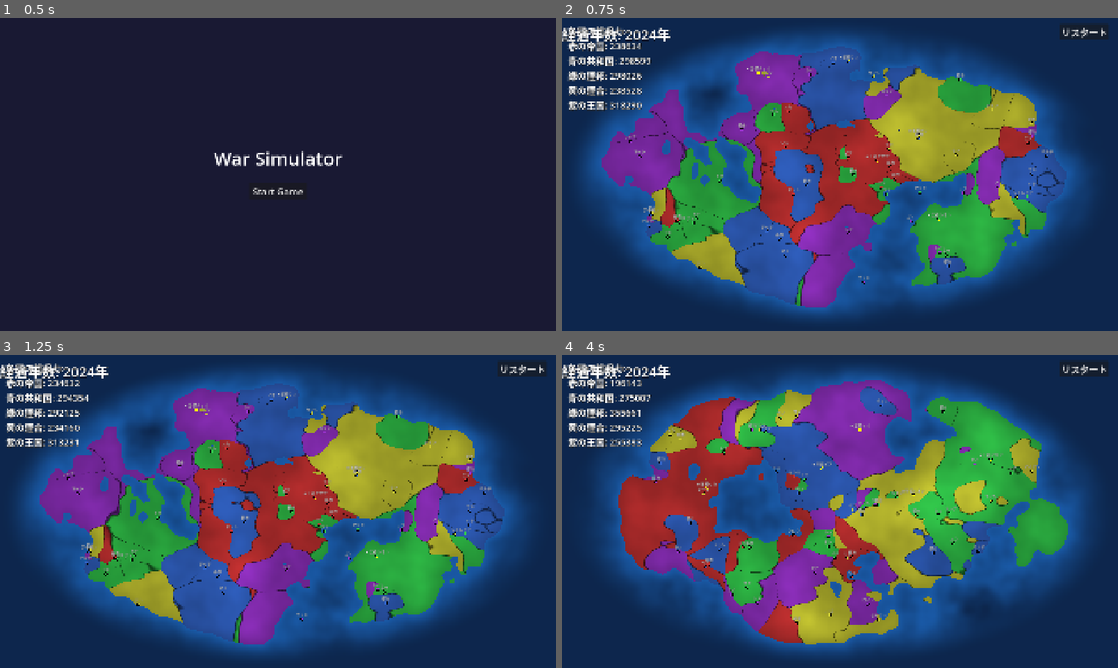
Above: before the commit, frames 1-4 (two rows, left to right).
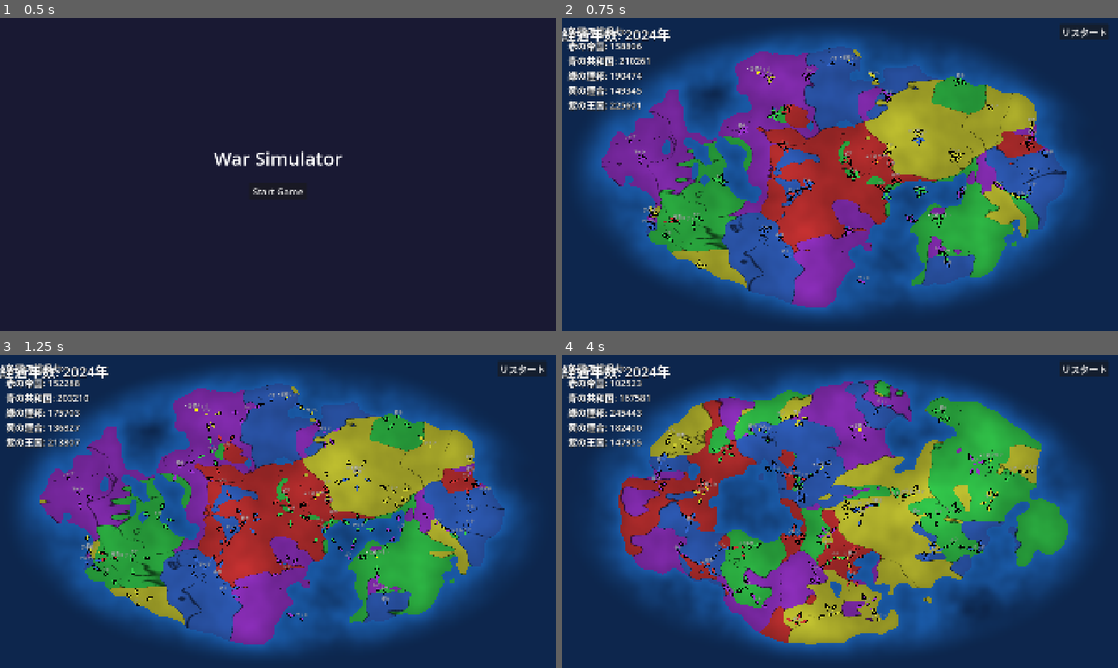
Above: after the commit, the same moments.

Repository: ateliee/war-simulator
Game: Godot game, scene res://scenes/Title.tscn
Same seed, same stepped clock (60 frames per second), same inputs: the game is played once before the commit and once after it.
Inputs:
- Up to frame 1 (0.5 s): no input
- Up to frame 2 (0.75 s): click "Start Game" at 0.5 s
- Up to frame 3 (1.25 s): no input
- Up to frame 4 (4 s): click "リスタート" at 1.25 s; click "Start Game" at 2 s; click "リスタート" at 2.75 s; click "Start Game" at 3.5 s

Frame 1 is identical in both runs. In frame 2, 11% of the frame differs, in the area x 7-91%, y 8-92%; in frame 3, 11%; in frame 4, 14%, in the area x 8-87%, y 8-92%.

Commit message:
feat: implement troop movement and combat mechanics with dynamic map visualization and updated voronoi shader

Diff:
--- a/scripts/Main.gd
+++ b/scripts/Main.gd
@@ -2,21 +2,24 @@
 
 const FactionRef = preload("res://scripts/Faction.gd")
 const CityRef = preload("res://scripts/City.gd")
+const TroopRef = preload("res://scripts/Troop.gd")
 
 var map_scene = preload("res://scenes/Map.tscn")
 var map_instance: Node2D
 
 var factions: Array = []
 var cities: Array = []
+var active_troops: Array = []
 var noise: FastNoiseLite
 var game_time: float = 0.0
+var troop_spawn_timer: float = 0.0
 
 var city_names = ["アイゼン", "ルカ", "バルド", "セルフィ", "アリア", "グラン", "オルザ", "ドラン", "メル", "リム", "ゼノ", "カリン", "ノア", "シオン", "レナ",  …(201 unchanged characters)…
 
 @onready var ui_container = CanvasLayer.new()
 @onready var faction_list_label = Label.new()
 @onready var time_label = Label.new()
-@onready var restart_btn = Button.new() # リスタートボタン
+@onready var restart_btn = Button.new()
 
 func _ready():
 	add_child(ui_container)
@@ -127,58 +130,73 @@
 		get_tree().change_scene_to_file("res://scenes/Result.tscn")
 
 func _update_simulation(delta):
+	# 都市の回復
 	for c in cities:
 		var recovery = 200.0 * delta
 		if c.is_capital:
 			recovery = 600.0 * delta
 		c.power = min(c.power + recovery, c.max_power)
 
-	var adjacency = map_instance.get_adjacency_list()
-	var damage_to_deal = {}
-	for c in cities:
-		damage_to_deal[c] = 0.0
-
-	for pair in adjacency:
-		var c1 = pair[0]
-		var c2 = pair[1]
-
-		if c1.faction != c2.faction:
-			damage_to_deal[c1] += randf_range(300, 500) * delta
-			damage_to_deal[c2] += randf_range(300, 500) * delta
-
-	for c in cities:
-		c.power -= damage_to_deal[c]
-		if c.power <= 0:
-			_city_annexed(c)
+	# 部隊の生成（数秒おきに出撃）
+	troop_spawn_timer -= delta
+	if troop_spawn_timer <= 0:
+		troop_spawn_timer = 2.0
+		var adjacency = map_instance.get_adjacency_list()
+		for pair in adjacency:
+			var c1 = pair[0]
+			var c2 = pair[1]
+
+			if c1.faction != c2.faction:
+				# c1からc2への進軍
+				if c1.power > 5000:
+					var send_power = c1.power * 0.15 # 兵力の15%を出撃
+					c1.power -= send_power
+					active_troops.append(TroopRef.new(c1.faction, c1.position, c2, send_power))
+
+				# c2からc1への進軍
+				if c2.power > 5000:
+					var send_power = c2.power * 0.15
+					c2.power -= send_power
+					active_troops.append(TroopRef.new(c2.faction, c2.position, c1, send_power))
+
+	# 部隊の移動と戦闘処理
+	var i = active_troops.size() - 1
+	while i >= 0:
+		var t = active_troops[i]
+		var dir = (t.target.position - t.position).normalized()
+		t.position += dir * t.speed * delta
+
+		# 到達判定
+		if t.position.distance_to(t.target.position) < 10.0:
+			if t.target.faction == t.faction:
+				# 移動中に味方領土になっていた場合は増援として回復
+				t.target.power = min(t.target.power + t.power, t.target.max_power)
+			else:
+				# 敵都市へのダメージ処理
+				t.target.power -= t.power
+				if t.target.power <= 0:
+					# 部隊の所属国が都市を占領する
+					_city_annexed(t.target, t.faction)
+
+			active_troops.remove_at(i)
+		i -= 1
 
 	map_instance.update_city_powers(cities)
-
-func _city_annexed(defeated_city):
-	var adjacency = map_instance.get_adjacency_list()
-	var enemy_neighbors = []
-	for pair in adjacency:
-		if pair[0] == defeated_city and pair[1].faction != defeated_city.faction:
-			enemy_neighbors.append(pair[1].faction)
-		elif pair[1] == defeated_city and pair[0].faction != defeated_city.faction:
-			enemy_neighbors.append(pair[0].faction)
-
-	var winner = null
-	if enemy_neighbors.size() > 0:
-		winner = enemy_neighbors[randi() % enemy_neighbors.size()]
-
-	if winner != null:
-		var old_faction = defeated_city.faction
-		old_faction.cities.erase(defeated_city)
-
-		defeated_city.faction = winner
-		winner.cities.append(defeated_city)
-
-		if defeated_city.is_capital:
-			defeated_city.is_capital = false
-			defeated_city.name = defeated_city.name.replace("王都", "旧都")
-			defeated_city.max_power = 30000.0
-
-		defeated_city.power = 5000.0
+	map_instance.update_active_troops(active_troops)
+
+func _city_annexed(defeated_city, winner_faction):
+	var old_faction = defeated_city.faction
+	old_faction.cities.erase(defeated_city)
+
+	defeated_city.faction = winner_faction
+	winner_faction.cities.append(defeated_city)
+
+	if defeated_city.is_capital:
+		defeated_city.is_capital = false
+		defeated_city.name = defeated_city.name.replace("王都", "旧都")
+		defeated_city.max_power = 30000.0
+
+	defeated_city.power = 5000.0
 
 func _update_ui():
 	var current_year = 2024 + int(game_time)
--- a/scripts/Map.gd
+++ b/scripts/Map.gd
@@ -7,6 +7,7 @@
 
 var cities: Array = []
 var factions: Array = []
+var troops: Array = []
 var noise_tex: NoiseTexture2D
 var sys_font: SystemFont
 
@@ -51,6 +52,9 @@
 	background.material.set_shader_parameter("city_powers", powers_array)
 	background.material.set_shader_parameter("city_colors", color_array)
 
+func update_active_troops(_troops: Array):
+	troops = _troops
+
 func _process(_delta):
 	queue_redraw()
 
@@ -75,6 +79,34 @@
 		draw_string_outline(sys_font, text_pos, display_name, HORIZONTAL_ALIGNMENT_CENTER, -1, font_size, 2, Color.BLACK)
 		draw_string(sys_font, text_pos, display_name, HORIZONTAL_ALIGNMENT_CENTER, -1, font_size, Color.WHITE)
 
+	# 部隊（矢印）の描画
+	for t in troops:
+		_draw_arrow(t.position, t.target.position, t.faction.color)
+
+func _draw_arrow(pos: Vector2, target: Vector2, color: Color):
+	var dir = (target - pos).normalized()
+	if dir.length() < 0.1:
+		return
+
+	var arrow_len = 20.0
+	var tip = pos + dir * (arrow_len * 0.5)
+	var base = pos - dir * (arrow_len * 0.5)
+
+	# 矢印の軸（黒フチと内側）
+	draw_line(base, tip, Color.BLACK, 6.0)
+	draw_line(base, tip, color, 4.0)
+
+	# 矢印の頭（三角形）
+	var right = dir.rotated(PI * 0.8) * 12.0
+	var left = dir.rotated(-PI * 0.8) * 12.0
+
+	var pts = PackedVector2Array([tip + dir * 6.0, tip + right, tip + left])
+	draw_polygon(pts, PackedColorArray([color, color, color]))
+
+	# 矢印の頭のアウトライン
+	var pts_outline = PackedVector2Array([tip + dir * 6.0, tip + right, tip + left, tip + dir * 6.0])
+	draw_polyline(pts_outline, Color.BLACK, 2.0)
+
 func get_adjacency_list() -> Array:
 	var points = PackedVector2Array()
 	for c in cities:
@@ -95,8 +127,6 @@
 	return adjacency
 
 func _add_edge_if_gabriel(adj_list: Array, c1, c2):
-	# ガブリエルグラフ判定：2点間の円内に他の都市が含まれていないかチェック
-	# これにより、「国境を接していない遠くの都市から突然侵攻される」という不具合を防止する
 	var mid = (c1.position + c2.position) / 2.0
 	var radius_sq = c1.position.distance_squared_to(mid)
 
@@ -104,7 +134,6 @@
 	for c3 in cities:
 		if c3 == c1 or c3 == c2:
 			continue
-		# もし他の都市が円の内側にある場合、このエッジは無効（直接国境を接していない）
 		if c3.position.distance_squared_to(mid) < radius_sq:
 			is_valid = false
 			break
--- /dev/null
+++ b/scripts/Troop.gd
@@ -0,0 +1,15 @@
+extends RefCounted
+
+var faction
+var origin: Vector2
+var target
+var position: Vector2
+var power: float
+var speed: float = 60.0
+
+func _init(_faction, _origin: Vector2, _target, _power: float):
+	faction = _faction
+	origin = _origin
+	position = _origin
+	target = _target
+	power = _power
--- a/shaders/voronoi.gdshader
+++ b/shaders/voronoi.gdshader
@@ -28,11 +28,19 @@
 
 		float min_dist2 = 99999999.0;
 
+		// ドメインワーピング1（大きくうねる空間の歪み）
 		vec2 warp = vec2(
 			texture(noise_tex, UV).r - 0.5,
 			texture(noise_tex, vec2(UV.y, 1.0 - UV.x)).r - 0.5
 		);
-		vec2 warped_pos = pos + warp * 200.0;
+		// ドメインワーピング2（反転した座標からのノイズで鋭い凹凸を作る）
+		vec2 warp2 = vec2(
+			texture(noise_tex, vec2(1.0 - UV.x, 1.0 - UV.y)).r - 0.5,
+			texture(noise_tex, vec2(1.0 - UV.y, UV.x)).r - 0.5
+		);
+
+		// 合成して大きな歪みと鋭い歪みを両立させる
+		vec2 warped_pos = pos + warp * 300.0 + warp2 * 150.0;
 
 		for (int i = 0; i < num_cities; i++) {
 			float power = city_powers[i];
@@ -51,9 +59,7 @@
 
 		vec3 color = city_colors[closest_i].rgb;
 
-		// 黒い巨大な影が出ないよう、2点間の比率を用いた自然な境界線を描画
 		float ratio = min_dist / max(min_dist2, 0.0001);
-		// 国境付近（ratioが1.0に近い場所）を少し暗くして自然な線にする
 		color *= mix(1.0, 0.4, smoothstep(0.97, 1.0, ratio));
 
 		color *= mix(0.7, 1.0, (n - land_threshold) / (1.0 - land_threshold));
Not shown, added: export_presets.cfg
